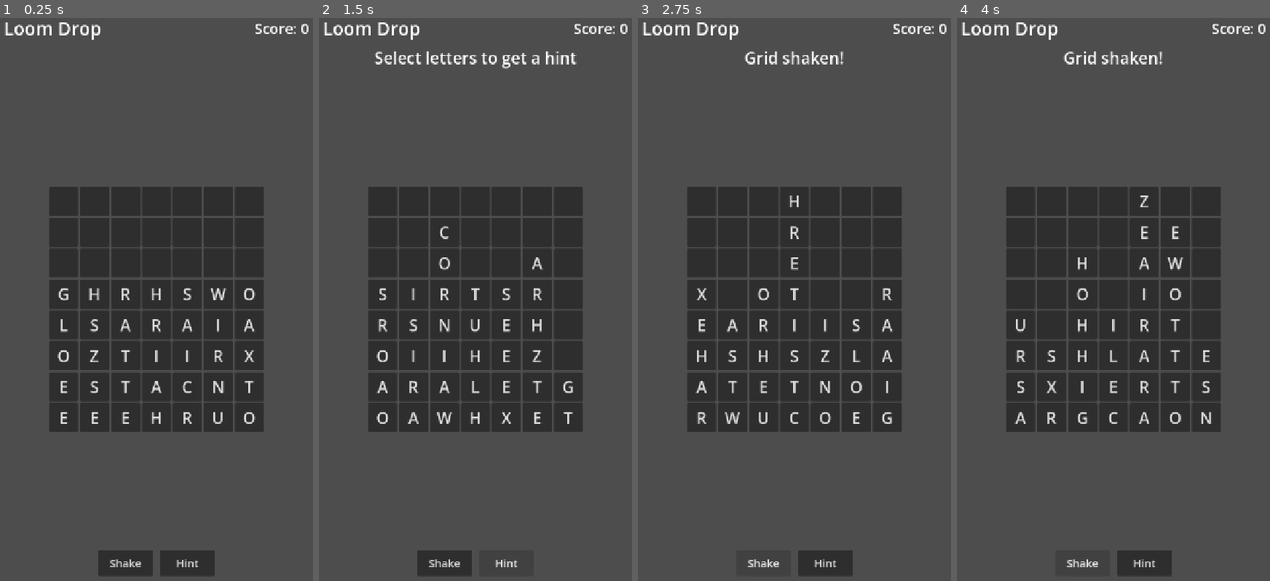
Above: before the commit, frames 1-4 (left to right).
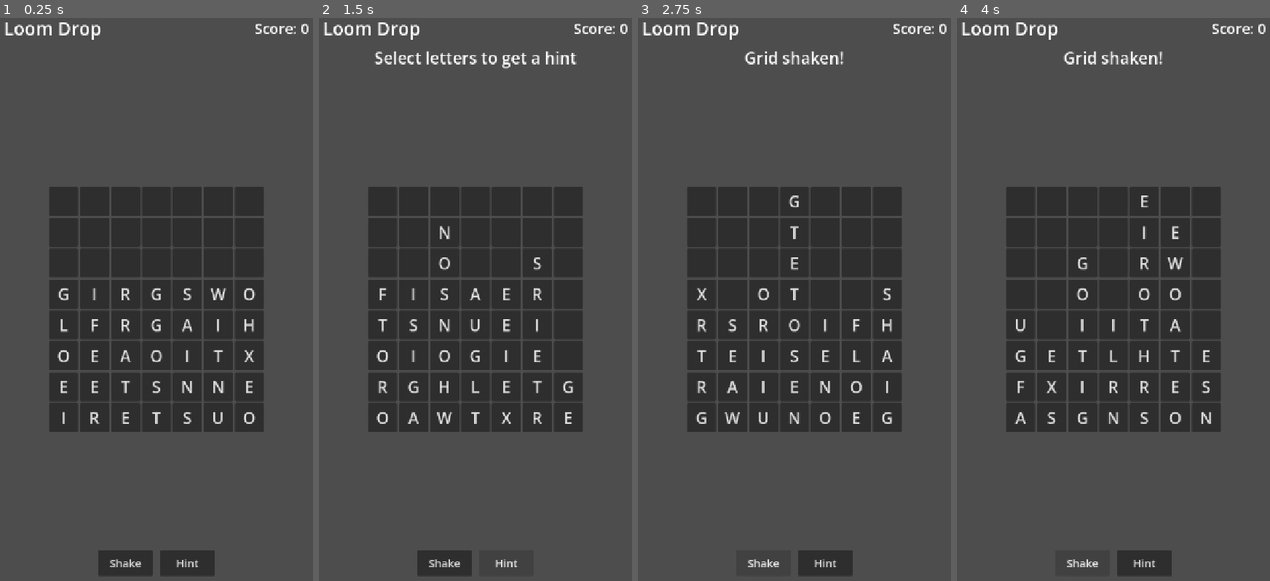
Above: after the commit, the same moments.

Repository: lux-sp4rk/wrdfall
Game: Godot game, scene res://scenes/LoomDrop.tscn
The game is run twice, just before and just after one commit, with the same random seed, the same clock (stepped at 60 frames per second) and the same inputs.
Inputs:
- Up to frame 1 (0.25 s): no input
- Up to frame 2 (1.5 s): click "Shake" at 0.5 s; click "Hint" at 1.25 s
- Up to frame 3 (2.75 s): click "Shake" at 2 s
- Up to frame 4 (4 s): click "Hint" at 2.75 s; click "Shake" at 3.5 s

The runs differ from the first frame. In frame 1, 0.8% of the frame differs, in the area x 19-82%, y 47-73%; in frame 2, 0.8%; in frame 3, 0.8%, in the area x 18-82%, y 31-73%; in frame 4, 0.8%.

Commit message:
feat: Guarantee at least 3 words seeded at game start
- Track successfully placed words (was only attempting placement)
- Try all 4 directions for each word to increase success rate
- Retry failed words until minimum 3 are placed
- Add safety limit to prevent infinite loops
- Target remains 3-5 words, but minimum 3 is now guaranteed

Co-Authored-By: Claude Sonnet 4.5 <noreply@anthropic.com>

Diff:
--- a/godot/scripts/LoomDrop.gd
+++ b/godot/scripts/LoomDrop.gd
@@ -115,60 +115,71 @@
 func _seed_words() -> void:
 	var empty_rows: int = ROWS - INITIAL_FILL_ROWS
 	var words: Array = SEED_WORDS.duplicate()
-
-	# Plant 3-5 words in random positions (horizontal, vertical, or diagonal)
-	var count: int = 3 + randi() % 3
-	for _i in range(count):
-		if words.is_empty():
+	words.shuffle()
+
+	# Guarantee at least 3 words are placed, try for up to 5
+	var target_count: int = 3 + randi() % 3
+	var placed_count: int = 0
+	var max_attempts: int = 50  # Safety limit to prevent infinite loops
+
+	for attempt in range(max_attempts):
+		if placed_count >= target_count or words.is_empty():
 			break
-		var idx: int = randi() % words.size()
-		var word: String = words[idx]
-		words.remove_at(idx)
-
-		# 0 = horizontal, 1 = vertical, 2 = diagonal-down-right, 3 = diagonal-down-left
-		var direction: int = randi() % 4
+
+		var word: String = words.pop_front()
+
+		# Try all 4 directions for this word
+		var directions: Array = [0, 1, 2, 3]
+		directions.shuffle()
 		var placed: bool = false
 
-		for _attempt in range(20):
-			var row: int
-			var col: int
-			var dr: int  # row delta per letter
-			var dc: int  # col delta per letter
-
-			match direction:
-				0:  # horizontal
-					dr = 0; dc = 1
-					if word.length() > COLS:
-						break
-					row = empty_rows + randi() % INITIAL_FILL_ROWS
-					col = randi() % (COLS - word.length() + 1)
-				1:  # vertical
-					dr = 1; dc = 0
-					if word.length() > INITIAL_FILL_ROWS:
-						break
-					col = randi() % COLS
-					row = empty_rows + randi() % (INITIAL_FILL_ROWS - word.length() + 1)
-				2:  # diagonal down-right
-					dr = 1; dc = 1
-					var max_len: int = mini(COLS, INITIAL_FILL_ROWS)
-					if word.length() > max_len:
-						break
-					row = empty_rows + randi() % (INITIAL_FILL_ROWS - word.length() + 1)
-					col = randi() % (COLS - word.length() + 1)
-				3:  # diagonal down-left
-					dr = 1; dc = -1
-					var max_len2: int = mini(COLS, INITIAL_FILL_ROWS)
-					if word.length() > max_len2:
-						break
-					row = empty_rows + randi() % (INITIAL_FILL_ROWS - word.length() + 1)
-					col = word.length() - 1 + randi() % (COLS - word.length() + 1)
-
-			for i in range(word.length()):
-				grid[row + dr * i][col + dc * i] = word[i]
-			placed = true
-			break
-
-		if not placed:
+		for direction in directions:
+			if placed:
+				break
+
+			for _retry in range(10):
+				var row: int
+				var col: int
+				var dr: int  # row delta per letter
+				var dc: int  # col delta per letter
+
+				match direction:
+					0:  # horizontal
+						dr = 0; dc = 1
+						if word.length() > COLS:
+							break
+						row = empty_rows + randi() % INITIAL_FILL_ROWS
+						col = randi() % (COLS - word.length() + 1)
+					1:  # vertical
+						dr = 1; dc = 0
+						if word.length() > INITIAL_FILL_ROWS:
+							break
+						col = randi() % COLS
+						row = empty_rows + randi() % (INITIAL_FILL_ROWS - word.length() + 1)
+					2:  # diagonal down-right
+						dr = 1; dc = 1
+						var max_len: int = mini(COLS, INITIAL_FILL_ROWS)
+						if word.length() > max_len:
+							break
+						row = empty_rows + randi() % (INITIAL_FILL_ROWS - word.length() + 1)
+						col = randi() % (COLS - word.length() + 1)
+					3:  # diagonal down-left
+						dr = 1; dc = -1
+						var max_len2: int = mini(COLS, INITIAL_FILL_ROWS)
+						if word.length() > max_len2:
+							break
+						row = empty_rows + randi() % (INITIAL_FILL_ROWS - word.length() + 1)
+						col = word.length() - 1 + randi() % (COLS - word.length() + 1)
+
+				# Place the word
+				for i in range(word.length()):
+					grid[row + dr * i][col + dc * i] = word[i]
+				placed = true
+				placed_count += 1
+				break
+
+		# If we didn't place this word and we haven't met minimum, add it back
+		if not placed and placed_count < 3:
 			words.append(word)
 
 
